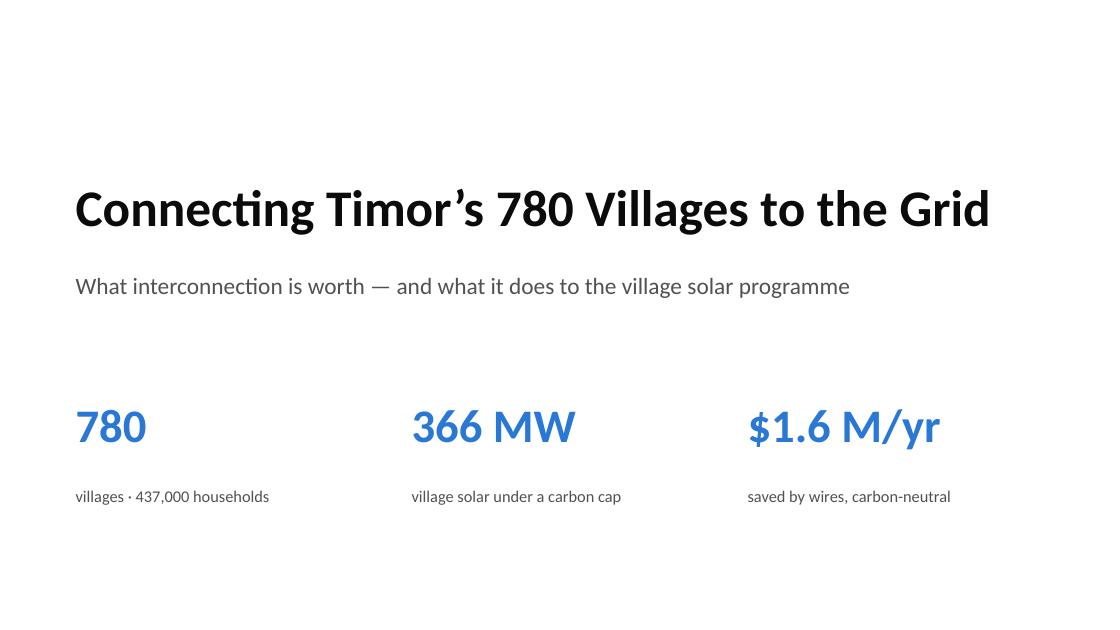
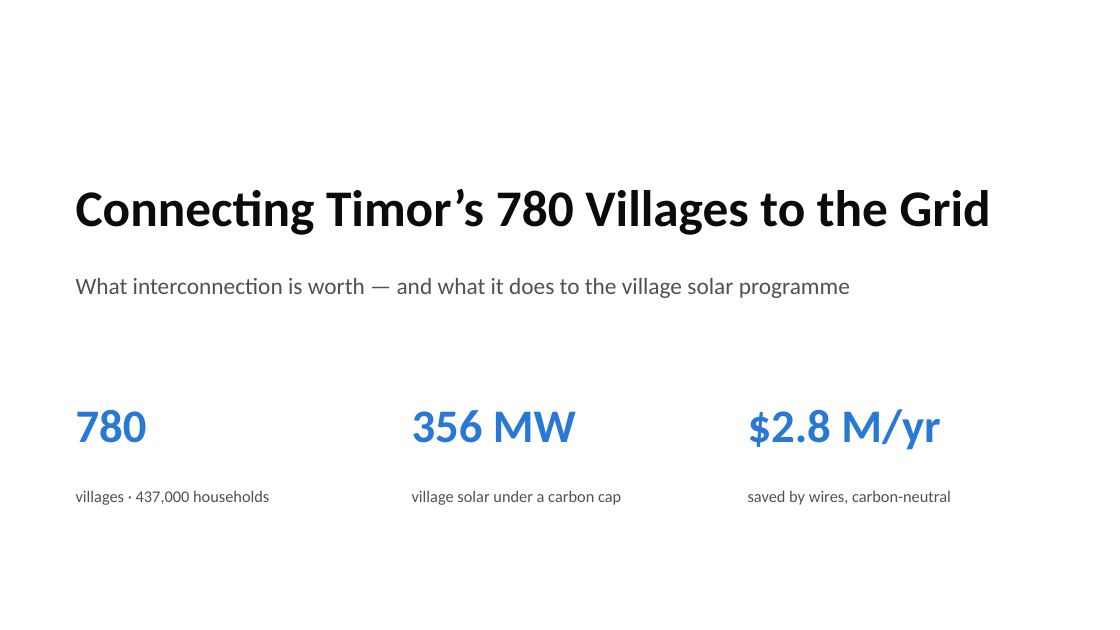
Before and after one commit to kaarthi19/garuda, a slide deck: slide 1 of results/figures/timor_partner_deck.pptx. Drawn at 1120x630 pixels with LibreOffice and Linux fonts; fonts in the diff are those of the drawing. Boxes give left, top, right and bottom in pixels: in the first picture for what was removed or moved away, otherwise in the second. Text is boxed around its words. In the diff, an @@ line names an element or a change of style, - is before the commit and + after.

```diff
--- a/results/figures/timor_partner_deck.pptx
+++ b/results/figures/timor_partner_deck.pptx
@@ text at (412, 410, 576, 443): text changed @@
-366 MW
+356 MW
@@ text at (748, 409, 940, 450): text changed @@
-$1.6 M/yr
+$2.8 M/yr
```
Also in this commit, not shown: 1 other file.
